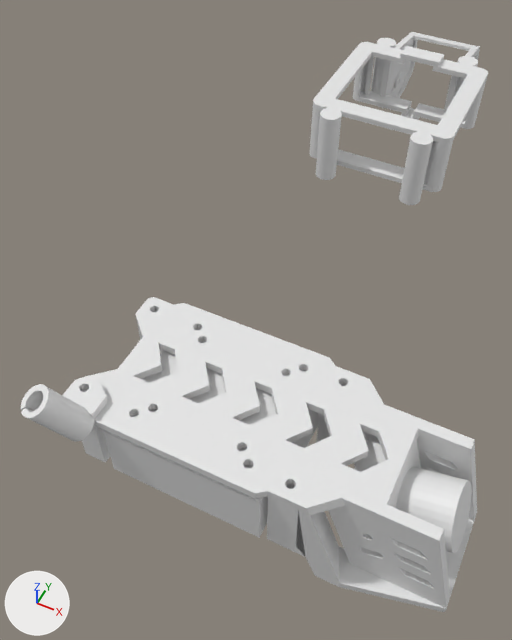
The Blender file src/camera_mount.blend, before and after one commit.
Both versions are drawn from a 50 mm lens placed at (46.1, -73.8, 129.0), pointed at (-9.9, 38.2, -11.0). Every picture has the same lights, and +X, +Y and +Z are marked at lower left.

The scene before the commit, as lines of its bpy script (objects in view):
```python
ob_cameramount_19mm = bpy.data.objects.new('CameraMount.19mm', me_camera_holder)
ob_cameramount_19mm.location = (43.5, 0.0, 1.4)
ob_example = bpy.data.objects.new('Example', me_p20pml)
ob_example.location = (0.0, 113.9, 0.0)
ob_vtxantennamount_dual = bpy.data.objects.new('VtxAntennaMount.Dual', me_cylinder_007)
ob_vtxantennamount_dual.location = (-21.6, -21.1, 14.6)
ob_vtxantennamount_dual.rotation_euler = (0.524, 0.0, -0.785)  # degrees (30, 0, -45)
ob_vtxantennamountbase = bpy.data.objects.new('VtxAntennaMountBase', me_cube_015)
ob_vtxantennamountbase.location = (-18.6, -14.7, 3.7)
# me_camera_holder
# before: 2 (13.4, -11.5, -16.5), 5 (-11.3, -11.5, 10.0), 7 (7.1, -11.5, 10.0), 10 (8.8, -11.5, -16.5), 11 (-14.9, -11.5, 8.0)
# before: 13 (8.8, 0.0, -14.5), 14 (13.4, 0.0, -16.5), 15 (8.8, 0.0, -14.5), 16 (8.8, 0.0, -16.5), 19 (13.4, 0.0, -14.5)
# before: 20 (13.4, -11.5, -14.5), 21 (8.8, -11.5, -14.5), 23 (-6.3, -11.5, -16.5), 36 (13.4, -11.5, -16.5), 42 (-10.3, -11.5, 8.0)
# before: 9 (-3.0, 0.0, 8.0)
# also in view: 'AirUnit' at (1.3, 0.0, 0.9); 'Camera.19mm' at (43.4, 0.0, -1.6)
```
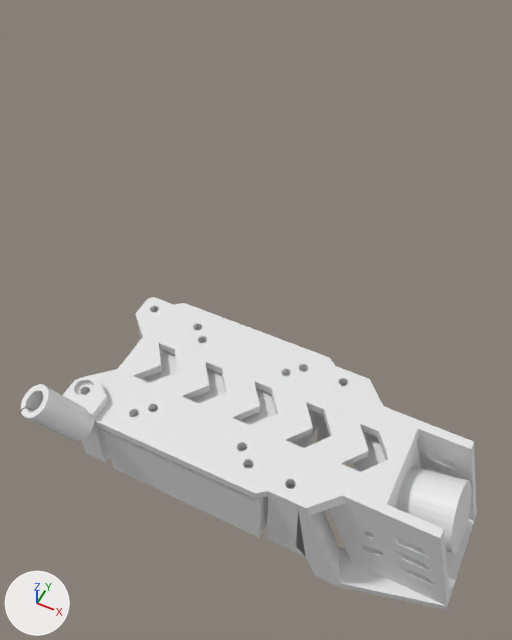
What differs and where, as boxes [x1, y1, x2, y2] in the pictures (512 x 640 px; the box of a moved part takes in the faces that stretch with it):
'CameraMount.19mm', reshaped: before [82, 297, 477, 612]; after [81, 297, 477, 610]
'Example', deleted: before [310, 32, 488, 205]
'VtxAntennaMountBase', reshaped: [62, 376, 108, 425] in both
part 1 of me_camera_holder, cut back: before [268, 366, 477, 612]; after [268, 366, 477, 610]
part 2 of me_camera_holder, moved or reshaped: [387, 430, 419, 505] in both
part 3 of me_cylinder, built on: before [79, 384, 89, 392]; after [74, 380, 94, 396]

The change in detail:
me_cylinder is used by ob_frameholes; location (0.0, 0.0, 0.0).
me_cylinder had 1024 vertices, 664 faces and spanned x -24.7..24.7, y -14.9..14.9, z -15.4..24.7.
me_cylinder now has 1088 vertices, 728 faces and spans x -24.8..24.7, y -15.1..14.9, z -15.4..24.7.
Part 3, on me_cylinder:
32 faces are deleted.
32 vertices move from x -23.8..-21.8, y -14.1..-12.1, z 24.7 to x -24.8..-20.8, y -15.1..-11.1, z 24.7.
32 new vertices lie (0.0, 0.0, -12.3) away from vertices in x -23.8..-21.8, y -14.1..-12.1, z 24.7.
32 new vertices lie (0.0, 0.0, 3.0) away from vertices in x -23.8..-21.8, y -14.1..-12.1, z 9.4.
96 new faces join them.
me_camera_holder has 106 vertices, 105 faces, 1 loose edge and spans x -69.5..13.4, y -17.7..0.0, z -16.5..10.0.
me_camera_holder is used by ob_cameramount_19mm; location (43.5, 0.0, 1.4).
Verts and faces of me_camera_holder; kept vertices keep their numbers, new ones are numbered from 106.
Part 1, on me_camera_holder:
Faces deleted: (13, 19, 14, 16, 15).
Vertices 2, 5, 7, 10, 11, 20, 21, 23, 36, 42 move by (0.0, 0.5, 0.0).
Part 2, on me_camera_holder:
Vertex 9 moves to (-2.9, 0.0, 8.0).
Object 'Example' (ob_example) is deleted.
